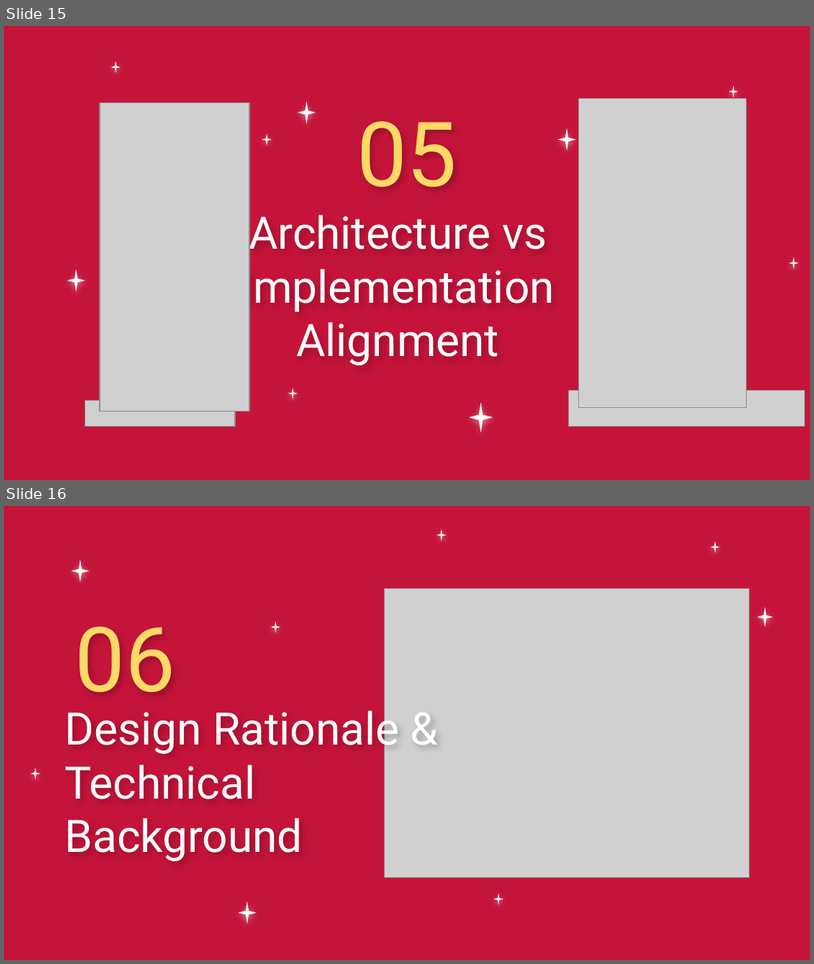
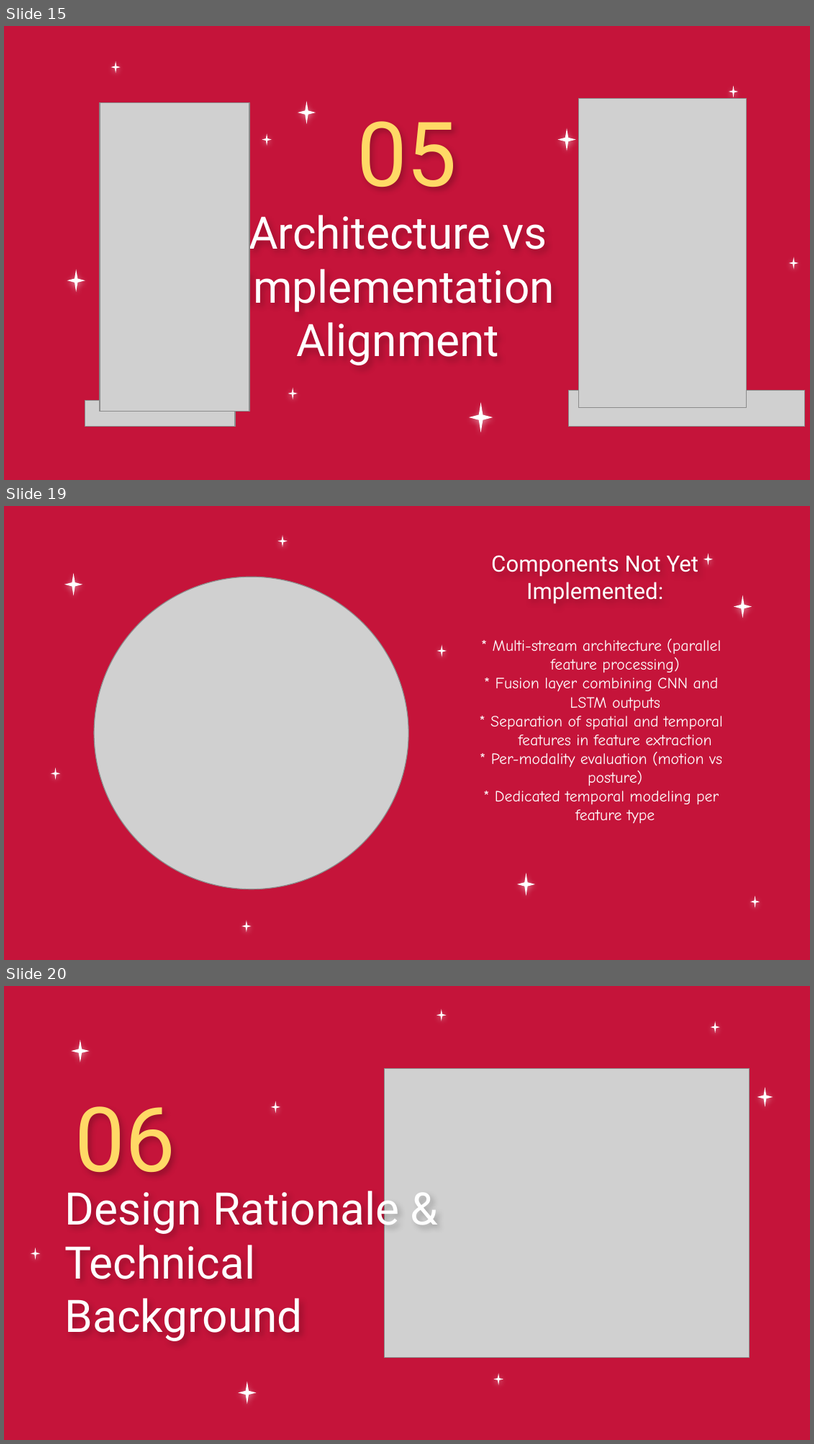
Before and after one commit to MiraPhilip12/Graduation_Project_ESLSCA, a slide deck: Milestone 4/Graduation_Project_Milestone4.pptx. Shown one above the other, each under a label of ours: slides 15 and 16 before the commit, slides 15, 19 and 20 after it; the slides between them are not shown. The pictures are 814x964 and 814x1444 pixels, drawn with LibreOffice and Linux fonts; fonts in the diff are those of the drawing; grey boxes stand for pictures; background and template pictures are left out. Boxes give left, top, right and bottom in pixels: in the first picture for what was removed or moved away, otherwise in the second. Text is boxed around its words. In the diff, an @@ line names an element or a change of style, - is before the commit and + after.

```diff
--- a/Milestone 4/Graduation_Project_Milestone4.pptx
+++ b/Milestone 4/Graduation_Project_Milestone4.pptx
@@ slide 19 added at [4,506,810,960], background picture (left out) @@
@@ title added at [491,555,699,604], 20 pt, text #FFFFFF @@
+Components Not Yet Implemented:
@@ picture added at [94,577,409,889] @@
@@ group added at [51,535,761,932]: 9 stars @@
@@ subtitle added at [491,638,723,824], 14 pt, text #FFFFFF @@
+* Multi-stream architecture (parallel feature processing)
+* Fusion layer combining CNN and LSTM outputs
+* Separation of spatial and temporal features in feature extraction
+* Per-modality evaluation (motion vs posture)
+* Dedicated temporal modeling per feature type
@@ what was slide 16 is now slide 20 @@
```
Also in this commit, not shown: 3 other slides added, 7 slides removed.
